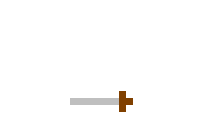
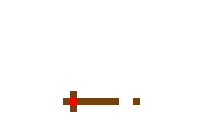
Two versions of the same layered image (210x133). Layer-by-layer changes:
hid "Run 3 Staff", painted on it over [left=119, top=105, right=126, bottom=112]
hid "Run 2 Staff", painted on it over [left=70, top=105, right=126, bottom=112]
hid "Run 1 Staff", painted on it over [left=63, top=98, right=119, bottom=112]
added layer "Staff Fall" above "Sword Fall" over [left=63, top=91, right=140, bottom=112]
hid "Sword Fall" over [left=70, top=91, right=133, bottom=112]
